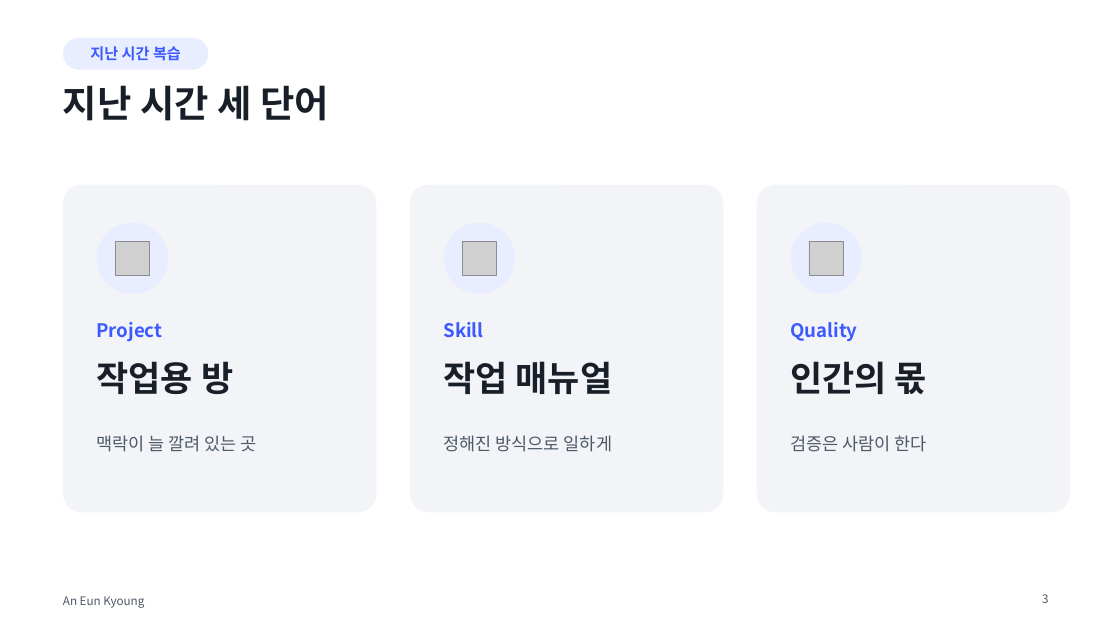
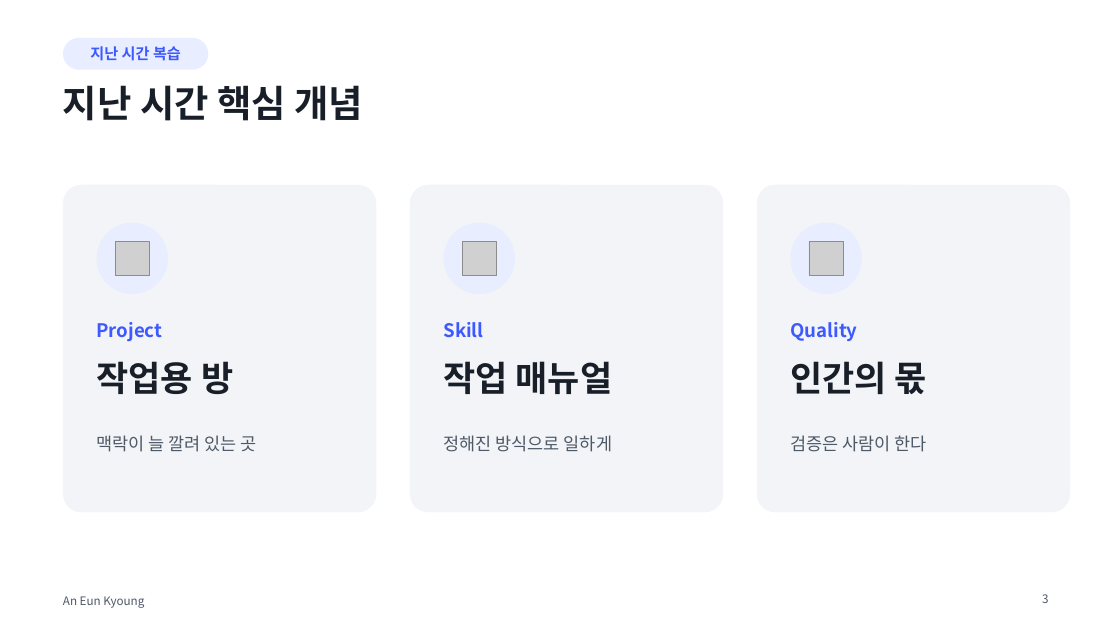
Before and after one commit to eunkyoungAn/-, a slide deck: slide 3 of output/업무정리비서-강의/나만의_업무정리비서_만들기.pptx. Drawn at 1120x630 pixels with LibreOffice and Linux fonts; fonts in the diff are those of the drawing; grey boxes stand for pictures. Boxes give left, top, right and bottom in pixels: in the first picture for what was removed or moved away, otherwise in the second. Text is boxed around its words. In the diff, an @@ line names an element or a change of style, - is before the commit and + after.

```diff
--- a/output/업무정리비서-강의/나만의_업무정리비서_만들기.pptx
+++ b/output/업무정리비서-강의/나만의_업무정리비서_만들기.pptx
@@ title at (63,85,364,121): text changed @@
-지난 시간 세 단어
+지난 시간 핵심 개념
```
Also in this commit, not shown: 15 other slides changed, 2 slides added, 2 slides removed, 4 other files.
